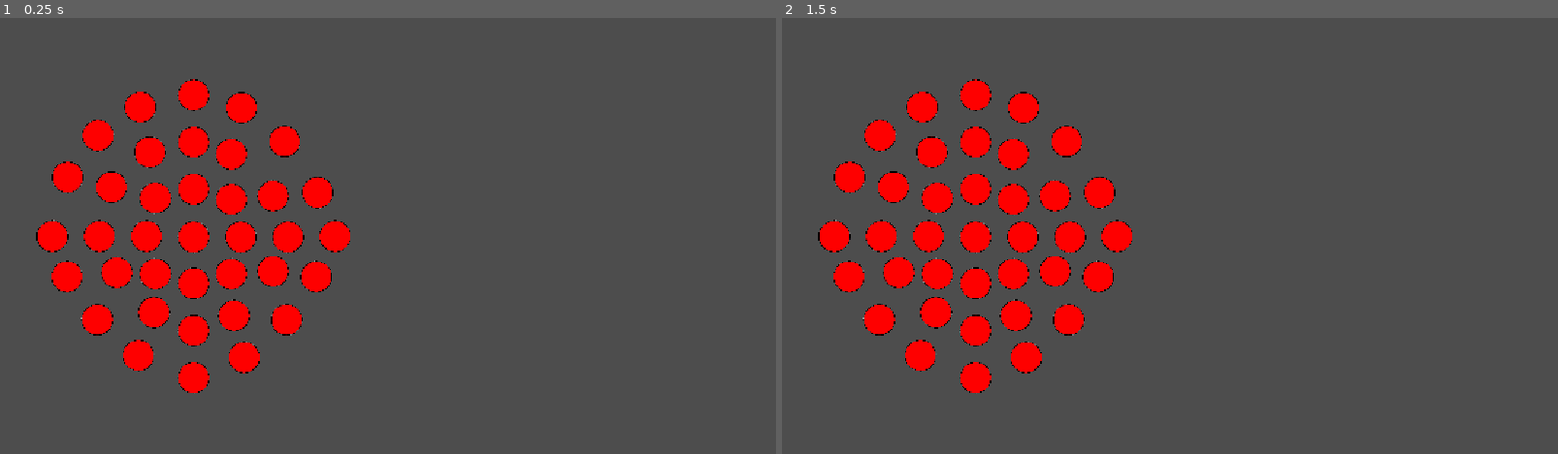
Above: before the commit, frames 1-2 (left to right).
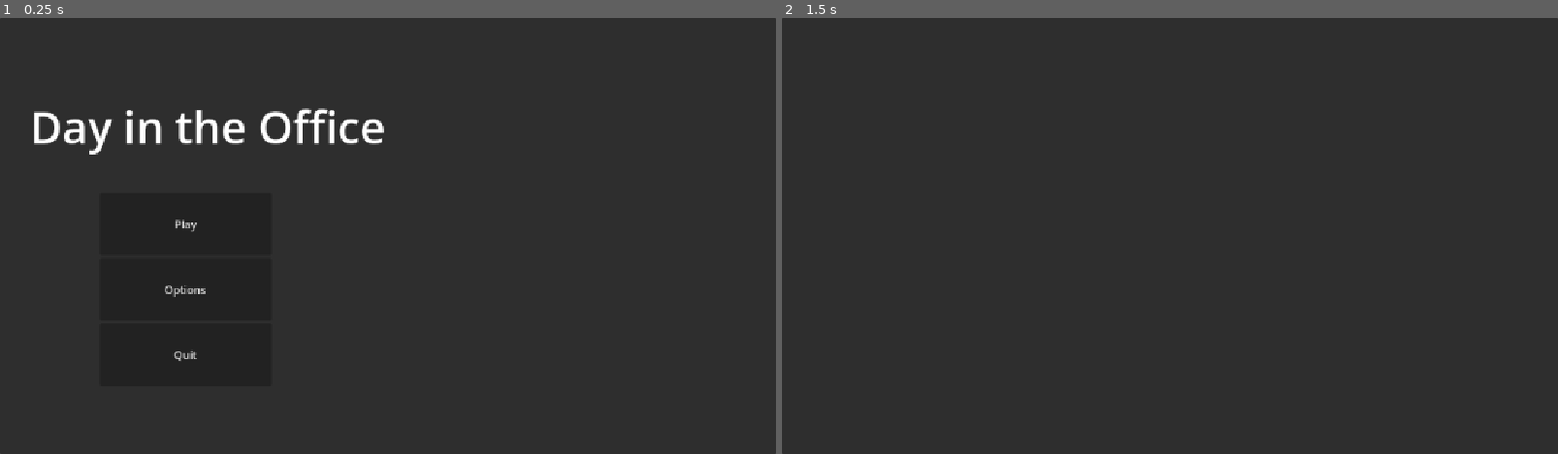
Above: after the commit, the same moments.

Repository: eneumont/spin-jam
Game: Godot game, scene res://Scenes/UI/TitleUI.tscn
The game is run twice, just before and just after one commit, with the same random seed, the same clock (stepped at 60 frames per second) and the same inputs. Before the commit the project starts from res://Scenes/Levels/TestLv.tscn.
Inputs (mouse positions are in pixels of both pictures, inside the frame that each line leads up to):
- Up to frame 1 (0.25 s): no input
- Up to frame 2 (1.5 s): click (968, 288) at 0.5 s, where only the run after the commit has a clickable "Options"; tap Enter at 1.25 s; move the mouse to (836, 236) at 1.27 s; click (836, 236) at 1.42 s

The runs differ from the first frame. In frame 1, 100% of the frame differs, in the area x 0-100%, y 0-100%; in frame 2, 100%.

Commit message:
more title screen =(

Diff:
--- a/Scenes/UI/TitleUI.tscn
+++ b/Scenes/UI/TitleUI.tscn
@@ -1,6 +1,7 @@
 [gd_scene format=3 uid="uid://cuygiq6f165vj"]
 
 [ext_resource type="Script" uid="uid://di1pccyhb8ilo" path="res://Scripts/title_ui.gd" id="1_36hcj"]
+[ext_resource type="Script" uid="uid://o5kiukp40kua" path="res://Scripts/SaveSlot.gd" id="2_1oqgd"]
 
 [node name="TitleUI" type="Control" unique_id=376916579 node_paths=PackedStringArray("title", "options", "saves")]
 layout_mode = 3
@@ -28,6 +29,16 @@
 anchor_right = 1.0
 anchor_bottom = 1.0
 grow_horizontal = 2
+grow_vertical = 2
+
+[node name="TitlePic" type="TextureRect" parent="TitlePanel" unique_id=1387123564]
+layout_mode = 1
+anchors_preset = 11
+anchor_left = 1.0
+anchor_right = 1.0
+anchor_bottom = 1.0
+offset_left = -738.0
+grow_horizontal = 0
 grow_vertical = 2
 
 [node name="TitleTxt" type="Label" parent="TitlePanel" unique_id=479645140]
@@ -85,6 +96,161 @@
 grow_horizontal = 2
 grow_vertical = 2
 
+[node name="SavesList" type="VBoxContainer" parent="SavePanel" unique_id=1646230128]
+layout_mode = 1
+anchors_preset = 4
+anchor_top = 0.5
+anchor_bottom = 0.5
+offset_left = 136.0
+offset_top = -110.0
+offset_right = 607.0
+offset_bottom = 122.0
+grow_vertical = 2
+
+[node name="SaveBtn1" type="Button" parent="SavePanel/SavesList" unique_id=833915435]
+layout_mode = 2
+size_flags_vertical = 3
+text = "Save"
+script = ExtResource("2_1oqgd")
+
+[node name="HBox" type="HBoxContainer" parent="SavePanel/SavesList/SaveBtn1" unique_id=915675099]
+layout_mode = 1
+anchors_preset = 11
+anchor_left = 1.0
+anchor_right = 1.0
+anchor_bottom = 1.0
+offset_left = 4.0
+offset_right = 181.0
+grow_horizontal = 0
+grow_vertical = 2
+
+[node name="CopyBtn" type="Button" parent="SavePanel/SavesList/SaveBtn1/HBox" unique_id=867993912]
+layout_mode = 2
+size_flags_horizontal = 3
+text = "Copy"
+
+[node name="DeletBtn" type="Button" parent="SavePanel/SavesList/SaveBtn1/HBox" unique_id=911938048]
+layout_mode = 2
+size_flags_horizontal = 3
+text = "Delete"
+
+[node name="SaveBtn2" type="Button" parent="SavePanel/SavesList" unique_id=670098871]
+layout_mode = 2
+size_flags_vertical = 3
+text = "Save"
+script = ExtResource("2_1oqgd")
+slot = 2
+
+[node name="HBox" type="HBoxContainer" parent="SavePanel/SavesList/SaveBtn2" unique_id=1676165312]
+layout_mode = 1
+anchors_preset = 11
+anchor_left = 1.0
+anchor_right = 1.0
+anchor_bottom = 1.0
+offset_left = 4.0
+offset_right = 181.0
+grow_horizontal = 0
+grow_vertical = 2
+
+[node name="CopyBtn" type="Button" parent="SavePanel/SavesList/SaveBtn2/HBox" unique_id=479678888]
+layout_mode = 2
+size_flags_horizontal = 3
+text = "Copy"
+
+[node name="DeletBtn" type="Button" parent="SavePanel/SavesList/SaveBtn2/HBox" unique_id=215843662]
+layout_mode = 2
+size_flags_horizontal = 3
+text = "Delete"
+
+[node name="SaveBtn3" type="Button" parent="SavePanel/SavesList" unique_id=19115579]
+layout_mode = 2
+size_flags_vertical = 3
+text = "Save"
+script = ExtResource("2_1oqgd")
+slot = 3
+
+[node name="HBox" type="HBoxContainer" parent="SavePanel/SavesList/SaveBtn3" unique_id=780836611]
+layout_mode = 1
+anchors_preset = 11
+anchor_left = 1.0
+anchor_right = 1.0
+anchor_bottom = 1.0
+offset_left = 4.0
+offset_right = 181.0
+grow_horizontal = 0
+grow_vertical = 2
+
+[node name="CopyBtn" type="Button" parent="SavePanel/SavesList/SaveBtn3/HBox" unique_id=1584999180]
+layout_mode = 2
+size_flags_horizontal = 3
+text = "Copy"
+
+[node name="DeletBtn" type="Button" parent="SavePanel/SavesList/SaveBtn3/HBox" unique_id=463184460]
+layout_mode = 2
+size_flags_horizontal = 3
+text = "Delete"
+
+[node name="ConfirmPanel" type="Panel" parent="SavePanel" unique_id=961658047]
+process_mode = 2
+visible = false
+layout_mode = 1
+anchors_preset = 8
+anchor_left = 0.5
+anchor_top = 0.5
+anchor_right = 0.5
+anchor_bottom = 0.5
+offset_left = -498.0
+offset_top = -214.0
+offset_right = 425.0
+offset_bottom = 191.0
+grow_horizontal = 2
+grow_vertical = 2
+
+[node name="questionTxt" type="Label" parent="SavePanel/ConfirmPanel" unique_id=1571272697]
+layout_mode = 1
+anchors_preset = 10
+anchor_right = 1.0
+offset_bottom = 23.0
+grow_horizontal = 2
+theme_override_font_sizes/font_size = 99
+text = "are you sure?"
+horizontal_alignment = 1
+vertical_alignment = 1
+
+[node name="yesBtn" type="Button" parent="SavePanel/ConfirmPanel" unique_id=1067941201]
+layout_mode = 1
+anchors_preset = 8
+anchor_left = 0.5
+anchor_top = 0.5
+anchor_right = 0.5
+anchor_bottom = 0.5
+offset_left = -258.5
+offset_top = -36.5
+offset_right = -92.5
+offset_bottom = 106.5
+grow_horizontal = 2
+grow_vertical = 2
+theme_override_colors/font_color = Color(0, 1, 0, 1)
+theme_override_font_sizes/font_size = 99
+text = "yes"
+
+[node name="noBtn" type="Button" parent="SavePanel/ConfirmPanel" unique_id=2033793796]
+layout_mode = 1
+anchors_preset = 8
+anchor_left = 0.5
+anchor_top = 0.5
+anchor_right = 0.5
+anchor_bottom = 0.5
+offset_left = 103.5
+offset_top = -43.5
+offset_right = 269.5
+offset_bottom = 99.5
+grow_horizontal = 2
+grow_vertical = 2
+theme_override_colors/font_color = Color(1, 0, 0, 1)
+theme_override_font_sizes/font_size = 99
+text = "no"
+
 [connection signal="button_up" from="TitlePanel/TitleBtns/PlayBtn" to="." method="play_click"]
 [connection signal="button_up" from="TitlePanel/TitleBtns/OptionsBtn" to="." method="options_click"]
 [connection signal="button_up" from="TitlePanel/TitleBtns/QuitBtn" to="." method="quit_click"]
--- a/Scripts/PlayerData.gd
+++ b/Scripts/PlayerData.gd
@@ -3,7 +3,13 @@
 var avaiable_spaces: Array[Node2D]
 var spins: Dictionary
 
-var round: int = 1
+var round: int = 0
+
+var cur_slot: int = 0
+
+var tutorial: bool = true
+
+var copy: bool = false
 
 # Called when the node enters the scene tree for the first time.
 func _ready() -> void:
@@ -13,10 +19,12 @@
 func _process(delta: float) -> void:
 	pass
 
-func save_data():
-	pass
+func save_data() -> Dictionary:
+	return {
 
-func load_data():
+	}
+
+func load_data(data: Dictionary):
 	pass
 
 func reset_data():
--- /dev/null
+++ b/Scripts/SaveManager.gd
@@ -0,0 +1,78 @@
+extends Node
+
+const SAVE_DIR := "user://saves/"
+const SAVE_EXT := ".json"
+
+var save_slots: Dictionary = {}
+
+func _ready():
+	_load_save_metadata()
+
+##saving note 1,2,3 -> auto
+func save_game(slot: int, data: Dictionary) -> void:
+	var dir := DirAccess.open(SAVE_DIR)
+	if not dir:
+		DirAccess.make_dir_recursive_absolute(SAVE_DIR)
+
+	var path := _get_save_path(slot)
+	var file := FileAccess.open_encrypted_with_pass(path, FileAccess.WRITE, "xni9239bhe")
+	if file:
+		data["meta"] = data.merged({
+			"timestamp": Time.get_datetime_string_from_system(),
+			"playtime": _get_playtime_string()
+		})
+
+		file.store_string(JSON.stringify(data, "\t"))
+		file.close()
+		_load_save_metadata()
+
+##saving note 1,2,3 -> auto
+func load_game(slot: int) -> Dictionary:
+	var path := _get_save_path(slot)
+	if not FileAccess.file_exists(path):
+		push_warning("No save file found at: %s" % path)
+		return {}
+
+	var file := FileAccess.open_encrypted_with_pass(path, FileAccess.READ, "xni9239bhe")
+	var content := file.get_as_text()
+	file.close()
+
+	var parsed = JSON.parse_string(content)
+	if typeof(parsed) != TYPE_DICTIONARY:
+		push_warning("Invalid save format.")
+		return {}
+
+	return parsed
+
+func delete_save(slot: int) -> void:
+	var path := _get_save_path(slot)
+	if FileAccess.file_exists(path):
+		DirAccess.remove_absolute(path)
+		_load_save_metadata()
+
+func _load_save_metadata():
+	save_slots.clear()
+	var dir := DirAccess.open(SAVE_DIR)
+	if not dir: return
+
+	for file_name in dir.get_files():
+		if file_name.ends_with(SAVE_EXT):
+			var path := SAVE_DIR + file_name
+			var slot_id := int(file_name.trim_prefix("save_").trim_suffix(SAVE_EXT))
+			var file := FileAccess.open_encrypted_with_pass(path, FileAccess.READ, "xni9239bhe")
+			var parsed = JSON.parse_string(file.get_as_text())
+			file.close()
+
+			if typeof(parsed) == TYPE_DICTIONARY and parsed.has("meta"):
+				save_slots[slot_id] = parsed["meta"]
+
+func list_saves() -> Dictionary:
+	return save_slots
+
+func _get_save_path(slot: int) -> String:
+	return SAVE_DIR + ("save_%d" % slot) + SAVE_EXT
+
+func _get_playtime_string() -> String:
+	return "%02d:%02d:%02d" % [randi() % 24, randi() % 60, randi() % 60]
+
+##saving note 1,2,3 -> auto
--- /dev/null
+++ b/Scripts/SaveSlot.gd
@@ -0,0 +1,50 @@
+extends Button
+
+@export var slot: int = 1
+@export var confirm_menu: Panel
+
+var empty: bool = true
+
+func _ready() -> void:
+	empty = !FileAccess.file_exists("user://saves/save_" + str(slot) + ".json")
+	design()
+
+func design():
+	$HBox.visible = !empty
+	text = "Save" + str(slot) if !empty else "New Game"
+
+func play():
+	if PlayerData.copy:
+		#if await confirm():
+			#SaveManager.save_game(slot, SaveManager.load_game(PlayerData.cur_slot))
+			#empty = false
+			#design()
+		PlayerData.copy = !PlayerData.copy
+		return
+
+	PlayerData.cur_slot = slot
+	if !empty: PlayerData.load_data(SaveManager.load_game(slot))
+	get_tree().change_scene_to_file("res://Scenes/Levels/TestLv.tscn")
+
+##work on this
+func confirm(yesFunc: Callable, noFunc: Callable) -> bool:
+	confirm_menu.visible = true
+	confirm_menu.get_node("yesBtn").connect("button_up", yesFunc)
+	confirm_menu.get_node("noBtn").connect("button_up", noFunc)
+	get_tree().paused = true
+
+	confirm_menu.visible = false
+	get_tree().paused = false
+	return true
+
+func copy():
+	PlayerData.copy = !PlayerData.copy
+	if PlayerData.copy: PlayerData.cur_slot = slot
+
+func delete():
+	if PlayerData.copy: return
+
+	#if await confirm():
+		#SaveManager.delete_save(slot)
+		#empty = true
+		#design()
--- a/Scripts/title_ui.gd
+++ b/Scripts/title_ui.gd
@@ -4,13 +4,15 @@
 @export var options: Panel
 @export var saves: Panel
 
-var screens =[
-	title,
-	options,
-	saves
-]
+var screens: Array
 
 func _ready() -> void:
+	screens = [
+		title,
+		saves,
+		options,
+	]
+
 	pick_screen(0)
 
 func play_click():
@@ -24,5 +26,5 @@
 
 ## 0 - title, 1 - options, 2 - saves
 func pick_screen(select: int):
-	for i in screens.size() - 1:
+	for i in screens.size():
 		screens[i].visible = true if i == select else false
--- a/project.godot
+++ b/project.godot
@@ -11,13 +11,14 @@
 [application]
 
 config/name="SpinJam"
-run/main_scene="uid://ks7r04rh6de1"
+run/main_scene="uid://cuygiq6f165vj"
 config/features=PackedStringArray("4.7", "Forward Plus")
 config/icon="res://icon.svg"
 
 [autoload]
 
 PlayerData="*uid://b4hkebh73ayef"
+SaveManager="*uid://dqa2lam3yy6sf"
 
 [display]
 
Not shown, added: Scripts/SaveManager.gd.uid
Not shown, added: Scripts/SaveSlot.gd.uid
